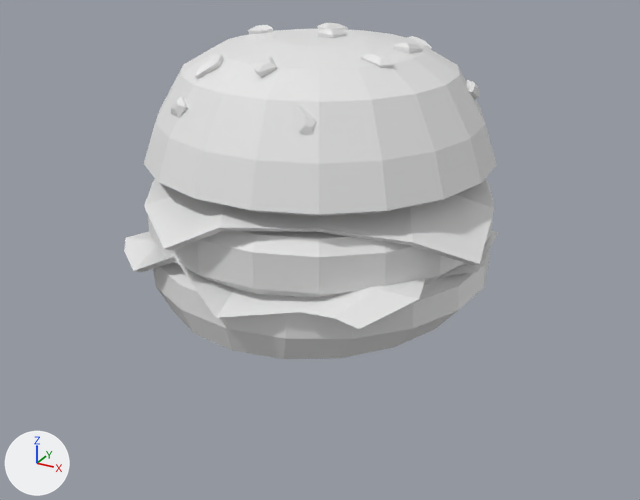
A saved change to the FBX model Assets/Visual/Models/Burger.fbx.
Before and after are seen from a 50 mm lens placed at (2.36, -4.29, 1.56), pointed at (0.08, -0.15, -0.52). Every picture has the same lights, and +X, +Y and +Z are marked at lower left. Where no turn or scale is listed for an object, it has been applied to the vertices.

Script lines for the objects in view, before the commit:
```python
me_cheese = bpy.data.meshes.new('Cheese')
me_cheese.from_pydata(...)  # 50 vertices, 48 faces; spans x -1.07..1.1, y -1.11..1.07, z -0.27..0.11
me_letuce = bpy.data.meshes.new('Letuce')
me_letuce.from_pydata(...)  # 98 vertices, 96 faces; spans x -1.05..1.03, y -1.09..1.03, z -0.12..0.09
me_topbun = bpy.data.meshes.new('TopBun')
me_topbun.from_pydata(...)  # 284 vertices, 273 faces; spans x -1.0..1.0, y -0.98..1.0, z -0.27..0.46
ob_cheese = bpy.data.objects.new('Cheese', me_cheese)
ob_cheese.location = (0.004, -0.005, -0.051)
ob_letuce = bpy.data.objects.new('Letuce', me_letuce)
ob_letuce.location = (-0.017, -0.03, -0.431)
ob_topbun = bpy.data.objects.new('TopBun', me_topbun)
ob_topbun.location = (0.0, -0.002, 0.26)
# also in view: 'BottomBun' at (0.0, -0.01, -0.67); 'Patty' at (0.0, 0.01, -0.29)
```
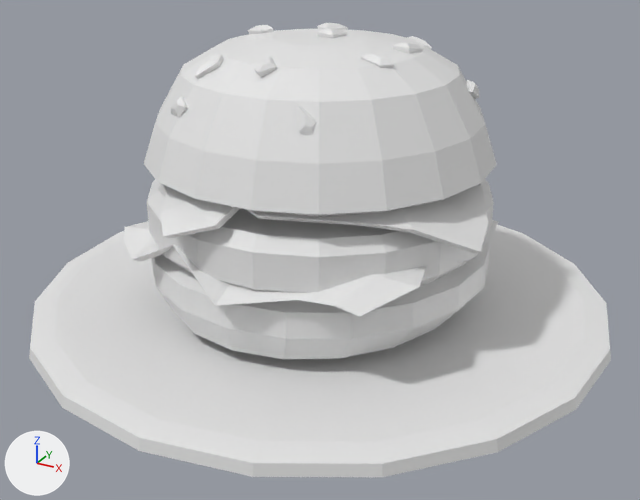
Commit message: New burger and plate models

Boxes (x1, y1, x2, y2) around the edits, measured in the pictures (640 x 500 px):
'Plate', added
    after: (29, 225, 611, 477)
'Cheese', reshaped
    before: (144, 179, 494, 265)
    after: (160, 185, 488, 253)
'Letuce', reshaped
    before: (124, 231, 498, 329)
    after: (123, 220, 499, 317)

What changed in the scene script:
```text
Change me_letuce:
    used by ob_letuce; location = (-0.017, -0.03, -0.431)
    remove me_letuce.from_pydata(...)  # 98 vertices, 96 faces; spans x -1.05..1.03, y -1.09..1.03, z -0.12..0.09
    add me_letuce.from_pydata(...)  # 98 vertices, 96 faces; spans x -1.05..1.03, y -1.09..1.03, z -0.05..0.16
    me_letuce part 1: the whole mesh is rebuilt
Change me_cheese:
    used by ob_cheese; location = (0.004, -0.005, -0.051)
    remove me_cheese.from_pydata(...)  # 50 vertices, 48 faces; spans x -1.07..1.1, y -1.11..1.07, z -0.27..0.11
    add me_cheese.from_pydata(...)  # 104 vertices, 106 faces; spans x -1.07..1.1, y -1.11..1.07, z -0.21..0.17
    me_cheese part 2: the whole mesh is rebuilt
Add me_plate:
    me_plate.from_pydata(...)  # 78 vertices, 95 faces; spans x -1.73..1.73, y -1.73..1.71, z -0.07..0.08
Add ob_plate:
    ob_plate = bpy.data.objects.new('Plate', me_plate)
    ob_plate.location = (0.0, 0.0, -0.936)
```
